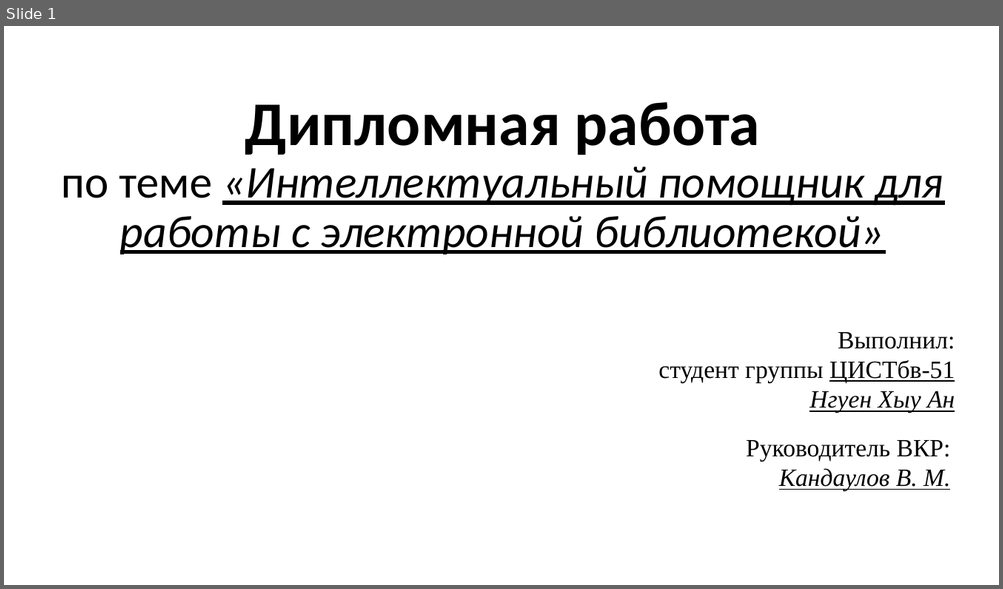
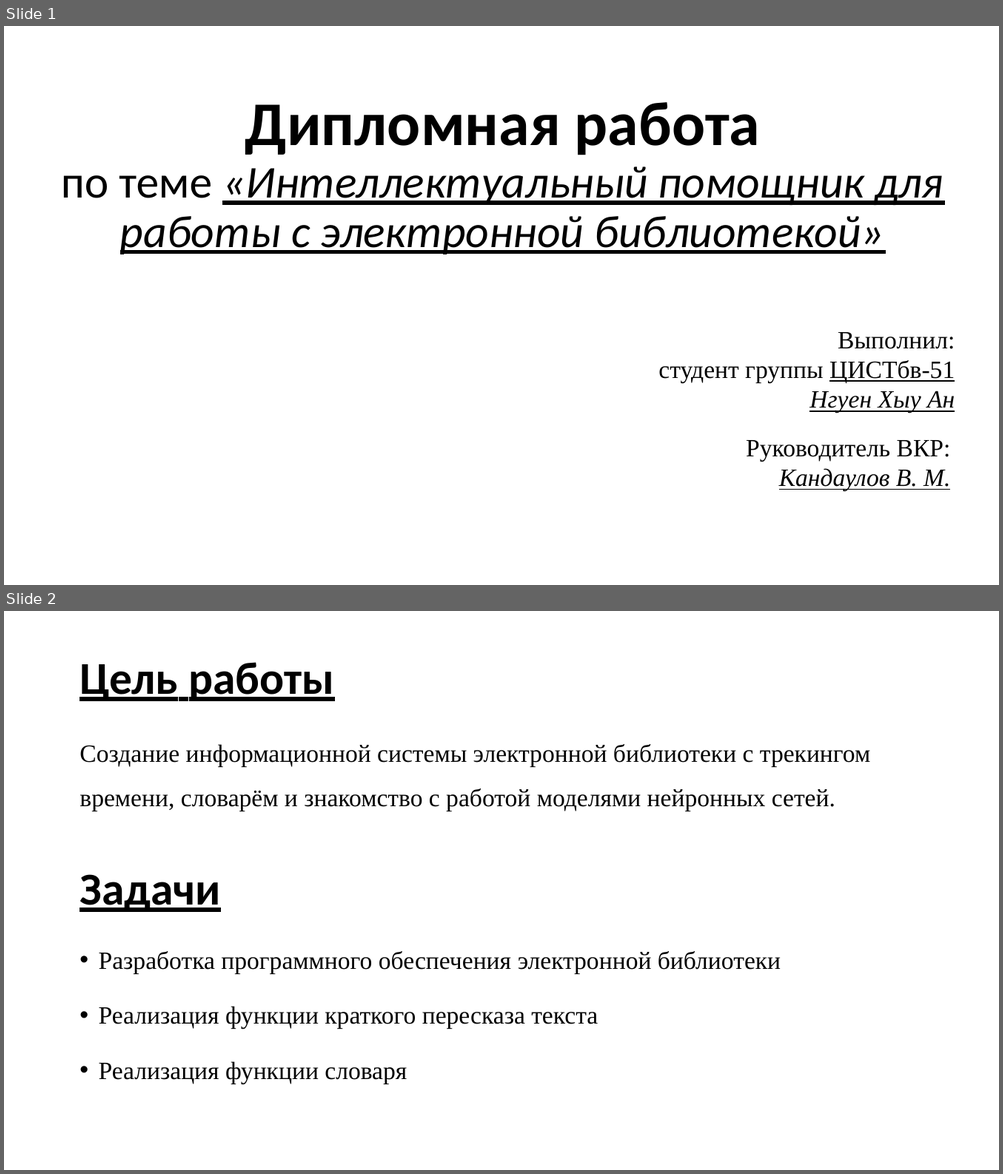
Before and after one commit to an-nguen/UlstuGradWork, a slide deck: docs/Презентация.pptx. Shown one above the other, each under a label of ours: slide 1 before the commit, slides 1 and 2 after it. The pictures are 1003x589 and 1003x1174 pixels, drawn with LibreOffice and Linux fonts; fonts in the diff are those of the drawing. Boxes give left, top, right and bottom in pixels: in the first picture for what was removed or moved away, otherwise in the second. Text is boxed around its words. In the diff, an @@ line names an element or a change of style, - is before the commit and + after.

```diff
--- a/docs/Презентация.pptx
+++ b/docs/Презентация.pptx
@@ slide 2 added at [4, 611, 999, 1170], background #FFFFFF @@
@@ title added at [79, 662, 335, 701], 44 pt, text #000000, bold, underline @@
+Цель работы
@@ text added at [79, 744, 870, 812], 24 pt, text #000000 @@
+Создание информационной системы электронной библиотеки с трекингом времени, словарём и знакомство с работой моделями нейронных сетей.
@@ text added at [79, 874, 221, 912], 44 pt, text #000000, bold, underline @@
+Задачи
@@ text added at [99, 951, 780, 1084], 24 pt, text #000000 @@
+• Разработка программного обеспечения электронной библиотеки
+• Реализация функции краткого пересказа текста
+• Реализация функции словаря
```
Also in this commit, not shown: 3 slides changed, 5 slides removed, 1 other file.
